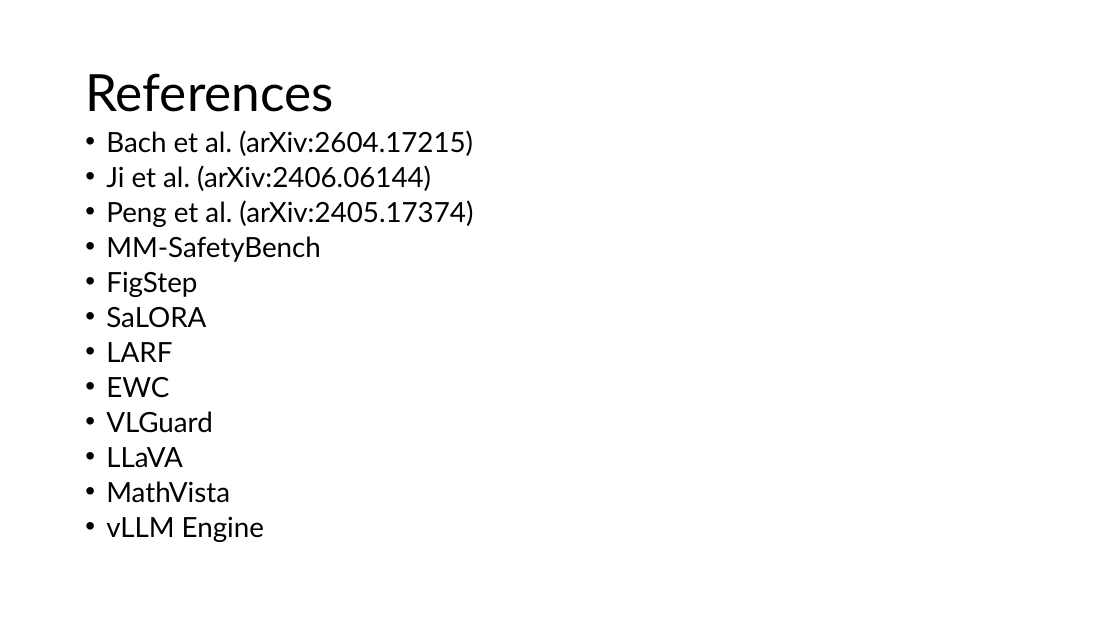
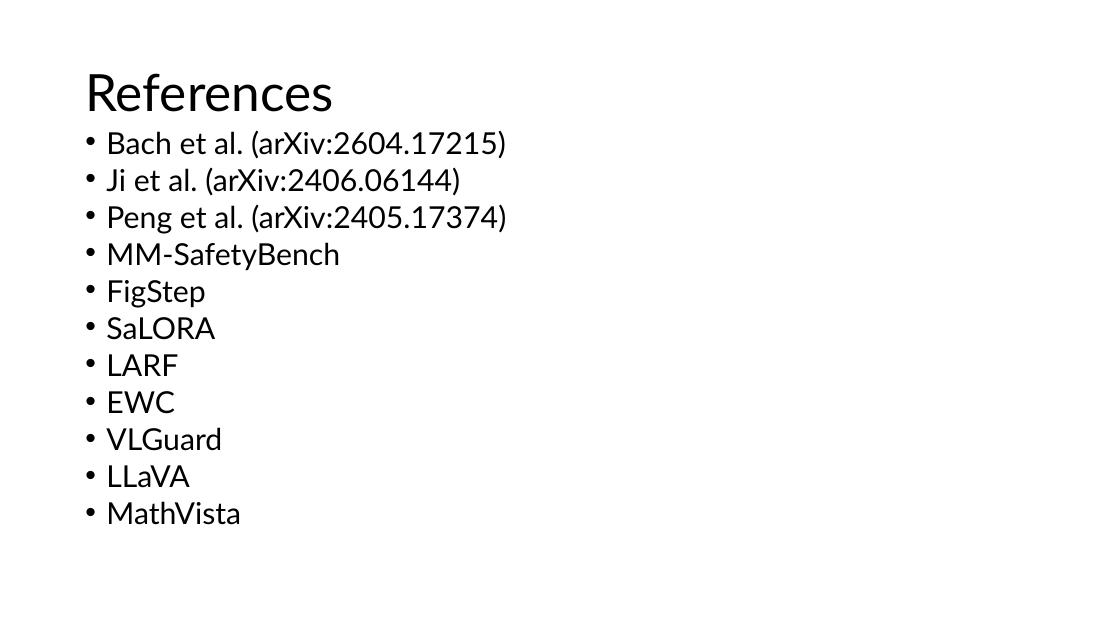
Before and after one commit to dev4-gpt/blissful-bose, a slide deck: slide 31 of Presentation1.pptx (slide 25 before the commit). Drawn at 1120x630 pixels with LibreOffice and Linux fonts; fonts in the diff are those of the drawing. Boxes give left, top, right and bottom in pixels: in the first picture for what was removed or moved away, otherwise in the second. Text is boxed around its words. In the diff, an @@ line names an element or a change of style, - is before the commit and + after.

```diff
--- a/Presentation1.pptx
+++ b/Presentation1.pptx
@@ text "Bach et al. (arXiv:2604.17215)" at (106, 130, 506, 525): size 23.8 to 25.9 pt @@
@@ text at (106, 516, 264, 542): paragraph removed @@
-• vLLM Engine
```
Also in this commit, not shown: 14 other slides changed, 7 slides added, 1 slide removed, 4 other files.
